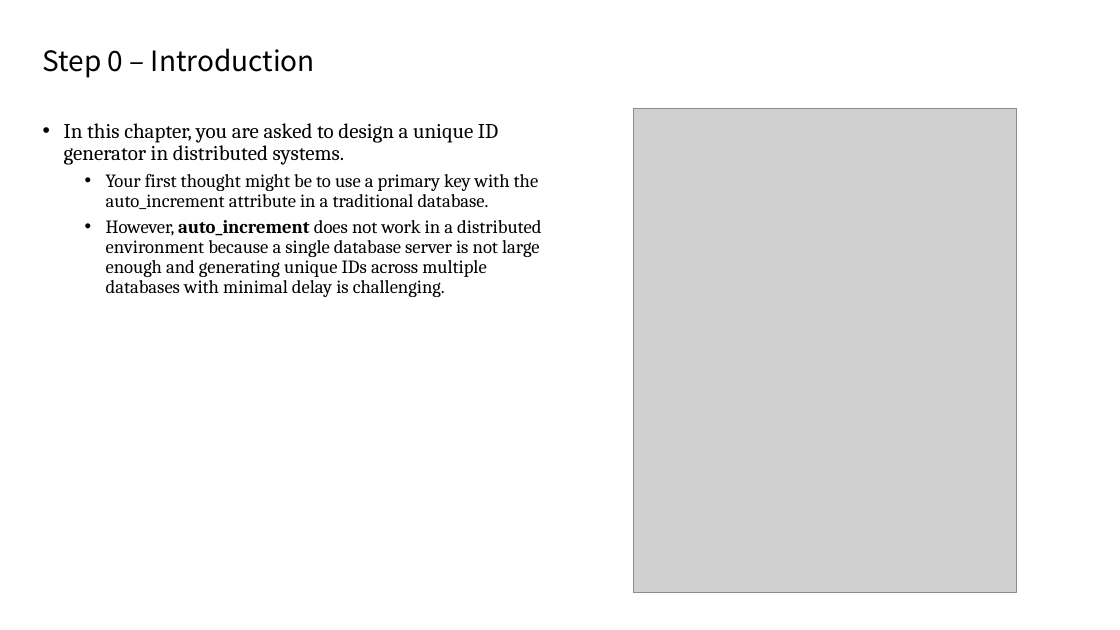
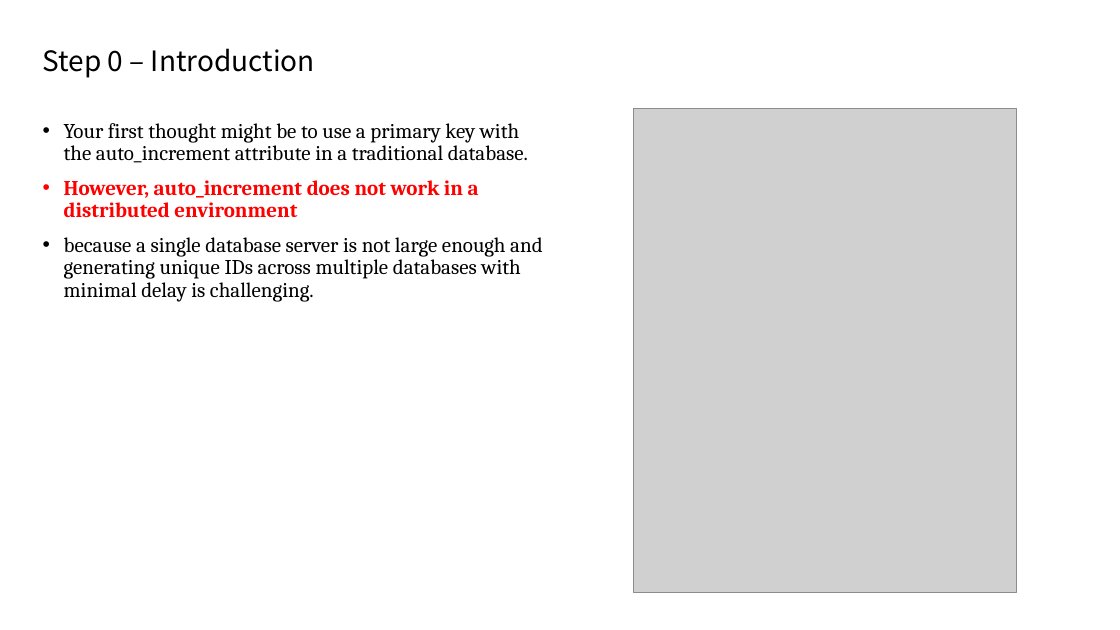
Before and after one commit to Vancouver-KDD/book-study, a slide deck: slide 2 of [Jason Yang] Wk 4 (Ch 7).pptx. Drawn at 1120x630 pixels with LibreOffice and Linux fonts; fonts in the diff are those of the drawing; grey boxes stand for pictures. Boxes give left, top, right and bottom in pixels: in the first picture for what was removed or moved away, otherwise in the second. Text is boxed around its words. In the diff, an @@ line names an element or a change of style, - is before the commit and + after.

Commit message:
added unique id generator for stateful and stateless system

```diff
--- a/[Jason Yang] Wk 4 (Ch 7).pptx
+++ b/[Jason Yang] Wk 4 (Ch 7).pptx
@@ text at [64,123,498,165]: paragraph removed @@
-• In this chapter, you are asked to design a unique ID generator in distributed systems.
@@ text at [64,123,528,163]: size 16 to 18 pt in "Your first thought might be to use ..."; list level 2 to 1 in "Your first thought might be ..." @@
@@ text at [64,180,542,302]: text changed; size 16 to 18 pt @@
-  • However, auto_increment does not work in a distributed environment because a single database server is not large enough and generating unique IDs across multiple databases with minimal delay is challenging.
+• However, auto_increment does not work in a distributed environment
+• because a single database server is not large enough and generating unique IDs across multiple databases with minimal delay is challenging.
```
Also in this commit, not shown: 8 other slides changed, 3 slides added.
